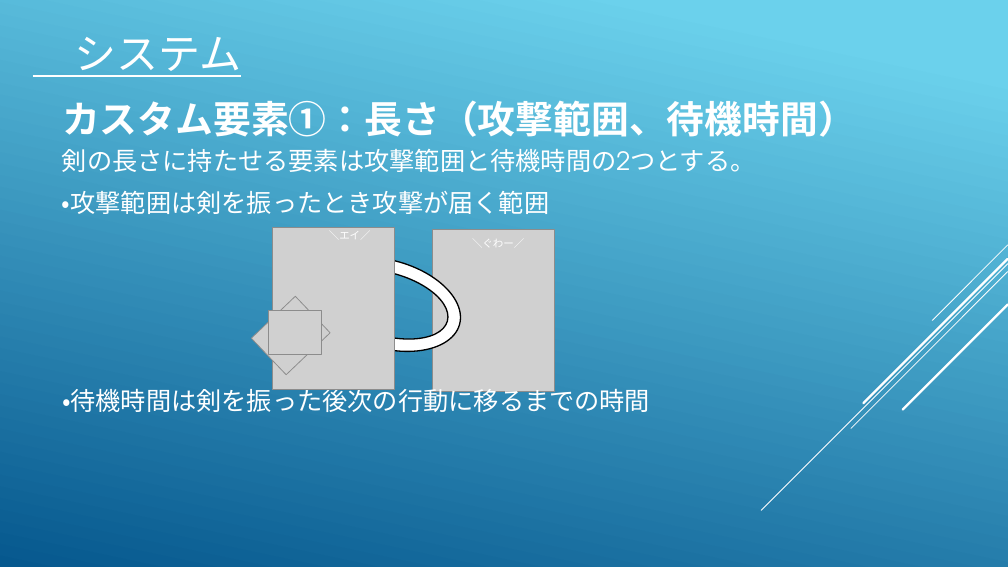
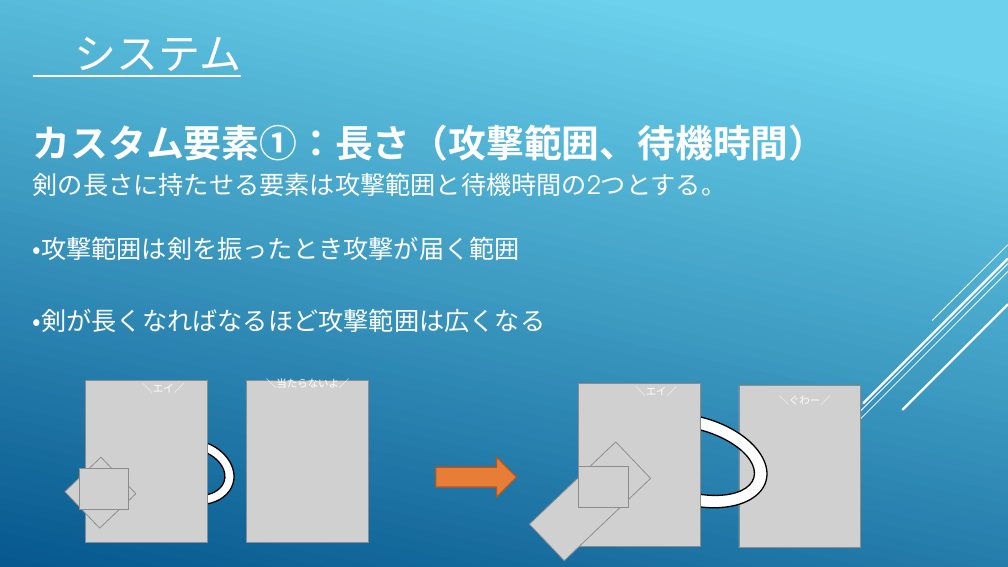
Before and after one commit to koike0723/Aso2020Winter, a slide deck: slide 6 of 企画書.pptx (slide 5 before the commit). Drawn at 1008x567 pixels with LibreOffice and Linux fonts; fonts in the diff are those of the drawing; grey boxes stand for pictures. Boxes give left, top, right and bottom in pixels: in the first picture for what was removed or moved away, otherwise in the second. Text is boxed around its words. In the diff, an @@ line names an element or a change of style, - is before the commit and + after.

```diff
--- a/企画書.pptx
+++ b/企画書.pptx
@@ text "カスタム要素①：長さ（攻撃範囲、待機時間）": place and size @@
-text "カスタム要素①：長さ（攻撃範囲、待機時間）" at (62, 100, 856, 137)
+text "カスタム要素①：長さ（攻撃範囲、待機時間）" at (33, 124, 827, 161)
@@ text "剣の長さに持たせる要素は攻撃範囲と待機時間の2つとする。": place and size @@
-text "剣の長さに持たせる要素は攻撃範囲と待機時間の2つとする。" at (62, 149, 756, 172)
+text "剣の長さに持たせる要素は攻撃範囲と待機時間の2つとする。" at (33, 173, 727, 196)
@@ text "・攻撃範囲は剣を振ったとき攻撃が届く範囲": place and size @@
-text "・攻撃範囲は剣を振ったとき攻撃が届く範囲" at (62, 191, 549, 214)
+text "・攻撃範囲は剣を振ったとき攻撃が届く範囲" at (33, 237, 520, 260)
@@ text added at (33, 309, 546, 332), 24 pt, text #FFFFFF @@
+・剣が長くなればなるほど攻撃範囲は広くなる
@@ text removed at (62, 384, 650, 412) @@
-・待機時間は剣を振った後次の行動に移るまでの時間
@@ picture added at (86, 380, 208, 543) @@
@@ text added at (142, 385, 184, 386), 10 pt, text #FFFFFF @@
+＼エイ／
@@ picture added at (247, 380, 368, 543) @@
@@ text added at (266, 377, 350, 387), 10 pt, text #FFFFFF @@
+＼当たらないよ／
@@ 2 pictures, 2 texts, 1 circular arrow: place and size @@
-2 pictures, 2 texts, 1 circular arrow at (272, 228, 554, 392)
+2 pictures, 2 texts, 1 circular arrow at (579, 384, 861, 548)
@@ circular arrow added at (138, 424, 247, 520), fill #FFFFFF, outline #000000 1.25 pt @@
@@ picture: place and size @@
-picture at (251, 297, 330, 375)
+picture at (529, 442, 651, 561)
@@ picture added at (65, 457, 136, 529) @@
@@ picture added at (79, 469, 129, 510) @@
@@ right arrow added at (436, 457, 516, 498), fill #E87D37, outline #AC5929 1.25 pt @@
@@ picture: place and size @@
-picture at (268, 311, 322, 355)
+picture at (579, 467, 628, 507)
```
Also in this commit, not shown: 6 other slides changed, 12 slides added, 12 slides removed, 6 other files.
